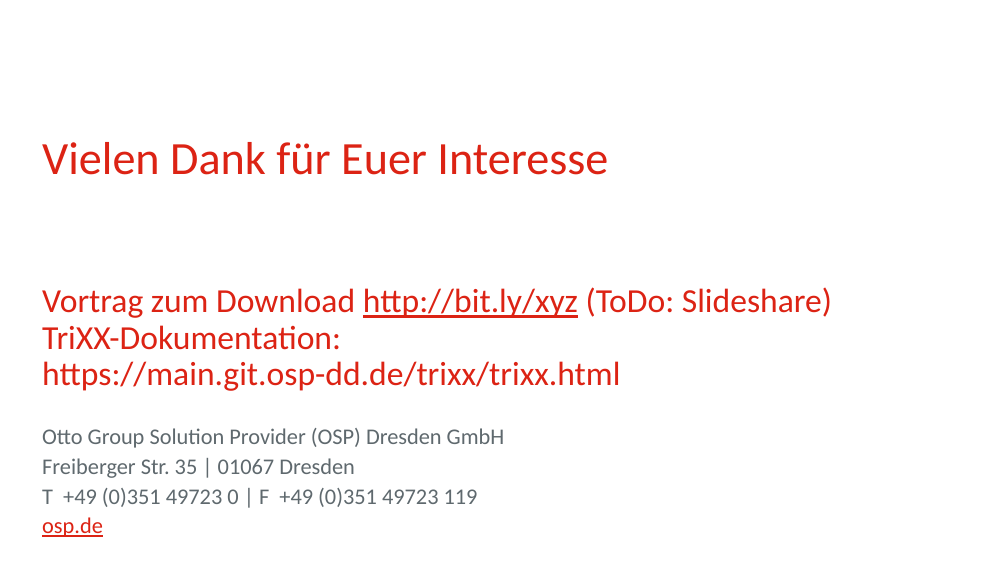
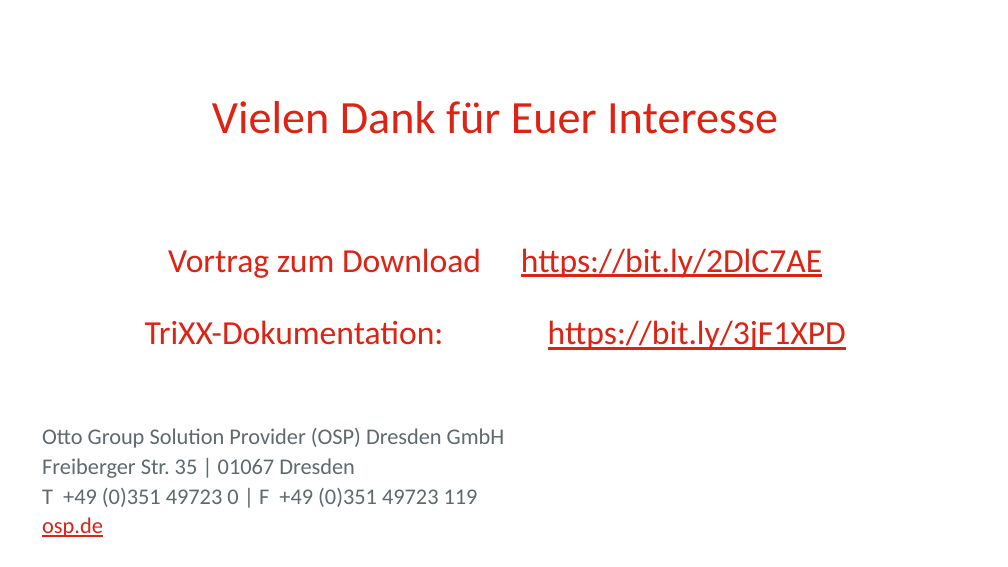
Before and after one commit to osp-ottogroup/movex-cdc, a slide deck: slide 22 of doc/2020-09_TriXX_Otto_QConf.pptx. Drawn at 1008x567 pixels with LibreOffice and Linux fonts; fonts in the diff are those of the drawing; background and template pictures are left out. Boxes give left, top, right and bottom in pixels: in the first picture for what was removed or moved away, otherwise in the second. Text is boxed around its words. In the diff, an @@ line names an element or a change of style, - is before the commit and + after.

Commit message:
Vortrag QConf Step 3

```diff
--- a/doc/2020-09_TriXX_Otto_QConf.pptx
+++ b/doc/2020-09_TriXX_Otto_QConf.pptx
@@ title at [145,101,846,350]: text changed @@
-Vielen Dank für Euer Interesse
-Vortrag zum Download http://bit.ly/xyz (ToDo: Slideshare)
-TriXX-Dokumentation: https://main.git.osp-dd.de/trixx/trixx.html
+Vielen Dank für Euer Interesse
+Vortrag zum Download https://bit.ly/2DlC7AE
+TriXX-Dokumentation: https://bit.ly/3jF1XPD
```
Also in this commit, not shown: 1 other slide changed, 1 other file.
